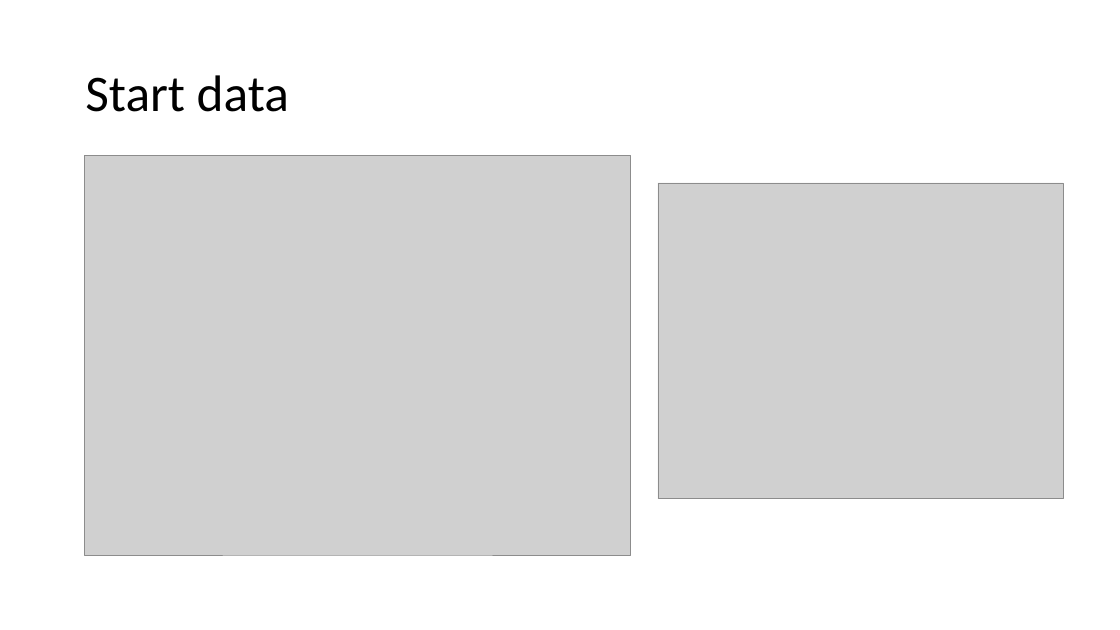
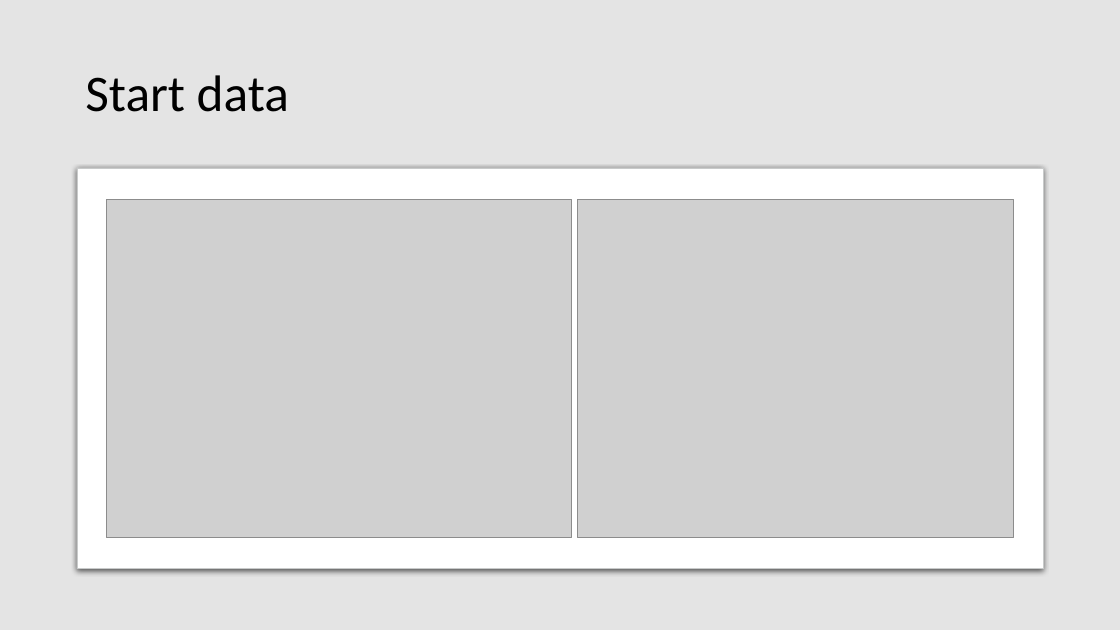
Before and after one commit to Areag0d/Projet-Prog-TRIDEL, a slide deck: slide 7 of Prog presentation.pptx (slide 6 before the commit). Drawn at 1120x630 pixels with LibreOffice and Linux fonts; fonts in the diff are those of the drawing; grey boxes stand for pictures. Boxes give left, top, right and bottom in pixels: in the first picture for what was removed or moved away, otherwise in the second. Text is boxed around its words. In the diff, an @@ line names an element or a change of style, - is before the commit and + after.

```diff
--- a/Prog presentation.pptx
+++ b/Prog presentation.pptx
@@ rectangle added at <box>0,0,1120,630</box>, fill #D9D9D9 at 70% opacity @@
@@ rounded rectangle added at <box>77,168,1044,569</box>, fill #FFFFFF, outline #C8CACA 0.75 pt @@
@@ picture: place and size @@
-picture at <box>85,155,631,555</box>
+picture at <box>107,199,572,538</box>
@@ picture: place and size @@
-picture at <box>658,183,1063,499</box>
+picture at <box>578,199,1014,538</box>
```
Also in this commit, not shown: 1 other slide changed, 3 slides added, 2 slides removed, 4 other files.
